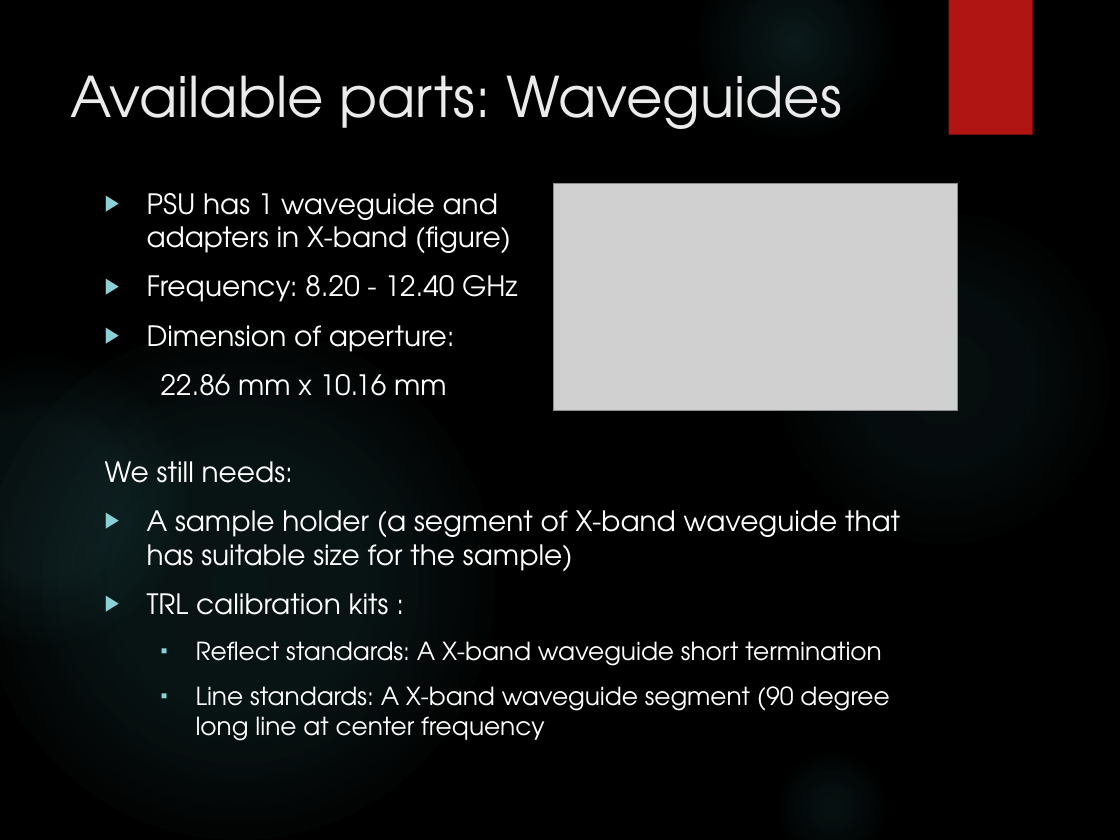
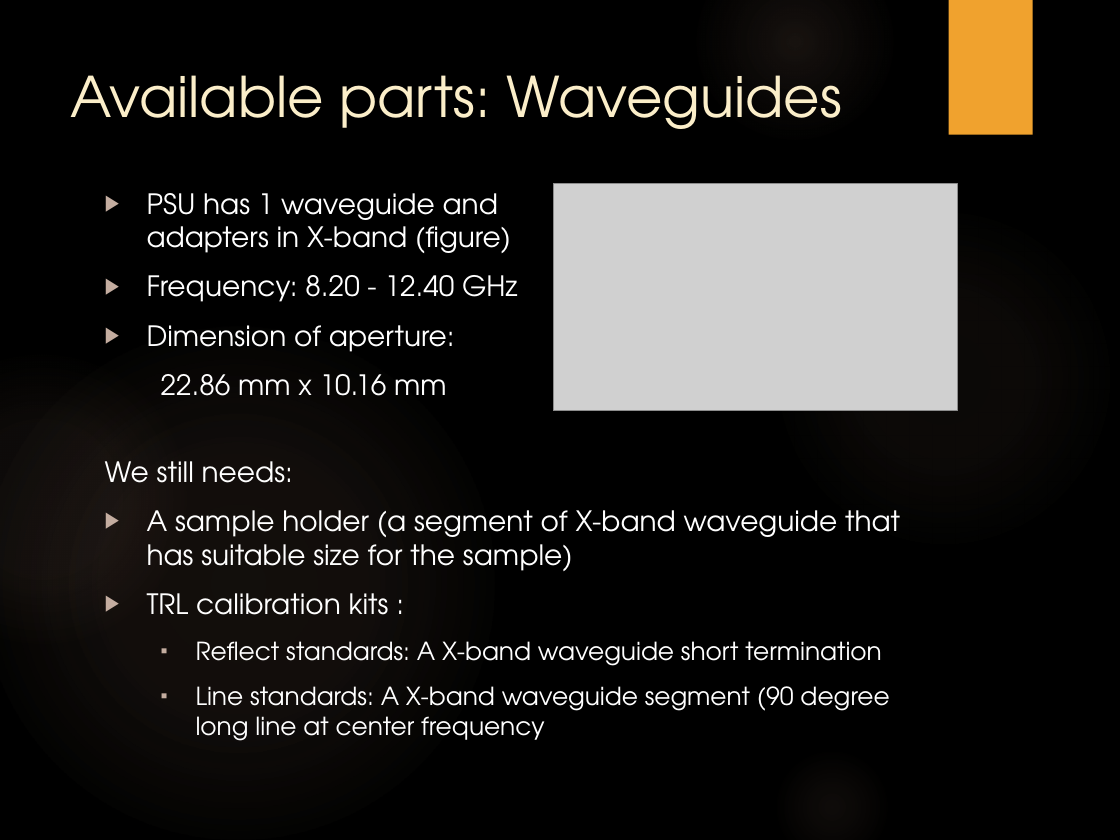
Before and after one commit to trankhiemha/ECE412-413-Capstone-Project-N3, a slide deck: slide 10 of Capstone project proposal presentation.pptx. Drawn at 1120x840 pixels with LibreOffice and Linux fonts; fonts in the diff are those of the drawing; grey boxes stand for pictures; background and template pictures are left out. Boxes give left, top, right and bottom in pixels: in the first picture for what was removed or moved away, otherwise in the second. Text is boxed around its words. In the diff, an @@ line names an element or a change of style, - is before the commit and + after.

```diff
--- a/Capstone project proposal presentation.pptx
+++ b/Capstone project proposal presentation.pptx
@@ rectangle at [949,0,1033,134]: fill #B01513 to #F0A22E @@
@@ title "Available parts: Waveguides" at [71,75,842,129]: text colour #EBEBEB to #FBEEC9 @@
@@ fill gradient #50B9C1 to gradient #A78470 in 3 elements at [697,0,893,140], [0,327,494,840], [0,355,186,644] @@
@@ text at [147,510,900,741]: bullet colour #8AD0D6 to #C4ADA0 @@
```
Also in this commit, not shown: 14 other slides changed, 1 slide added.
